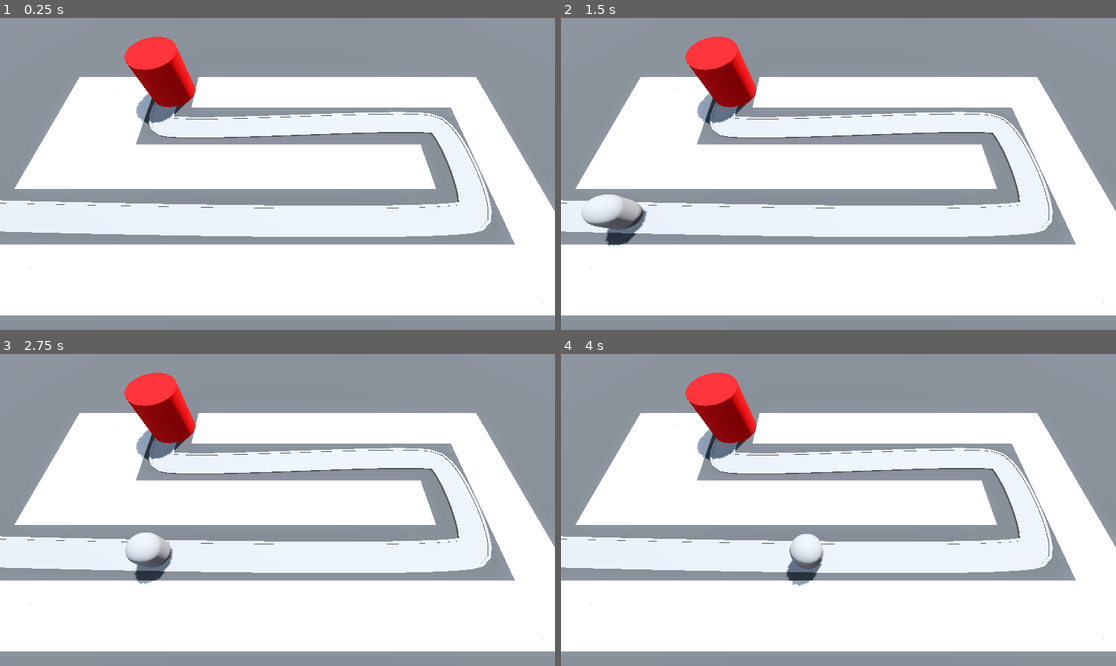
Above: before the commit, frames 1-4 (two rows, left to right).
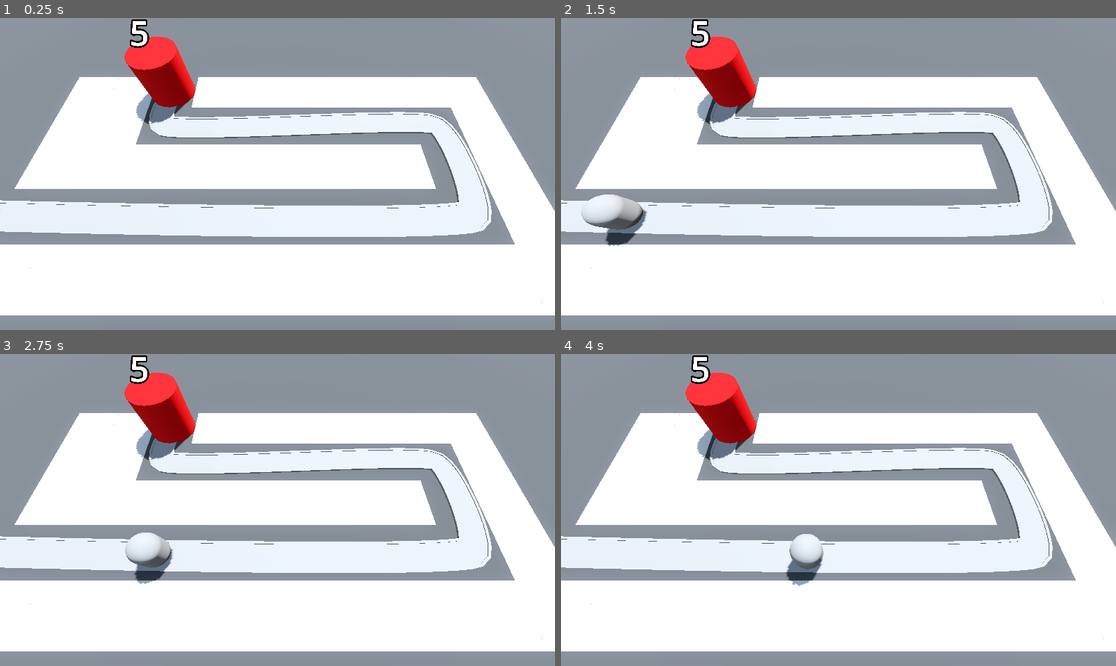
Above: after the commit, the same moments.

Repository: t04glovern/TinyTowerDefense
Game: Godot game, scene res://Levels/BaseLevel.tscn
Same seed, same stepped clock (60 frames per second), same inputs: the game is played once before the commit and once after it.
Inputs:
- Up to frame 1 (0.25 s): no input
- Up to frame 2 (1.5 s): no input
- Up to frame 3 (2.75 s): no input
- Up to frame 4 (4 s): no input

The runs differ from the first frame. In frame 1, 0.2% of the frame differs, in the area x 23-27%, y 0-10%; in frame 2, 0.2%; in frame 3, 0.2%; in frame 4, 0.2%.

Commit message:
38. Health and Labels

Diff:
--- a/Base/base.gd
+++ b/Base/base.gd
@@ -1,5 +1,16 @@
 extends Node3D
+
+
+@export var max_health: int = 5
+
+@onready var label_3d: Label3D = $Label3D
+
+
+func _ready() -> void:
+    label_3d.text = str(max_health)
 
 
 func take_damage() -> void:
     print("Damage dealt to base!")
+    max_health -= 1
+    label_3d.text = str(max_health)
--- a/Base/base.tscn
+++ b/Base/base.tscn
@@ -15,3 +15,10 @@
 height = 4.0
 sides = 32
 material = SubResource("StandardMaterial3D_dpngi")
+
+[node name="Label3D" type="Label3D" parent="."]
+transform = Transform3D(1, 0, 0, 0, 1, 0, 0, 0, 1, 0, 5.5, 0)
+billboard = 1
+text = "starting health"
+font_size = 500
+outline_size = 100
--- a/Enemy/enemy.gd
+++ b/Enemy/enemy.gd
@@ -10,3 +10,4 @@
 	progress += delta * speed
 	if progress_ratio == 1.0:
 		base.take_damage()
+		set_process(false)
Not shown: 4 places in MeshLibraries/SpaceLibrary.tres that only renumber resources
